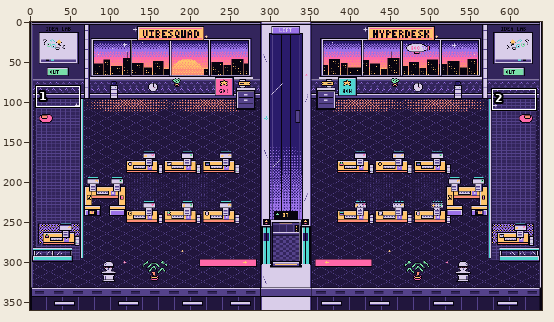
File history of a pixel-art file, art/office/floor.aseprite. Above, an overview of the earlier version with the close-up marked.
Close-up. Earlier state:
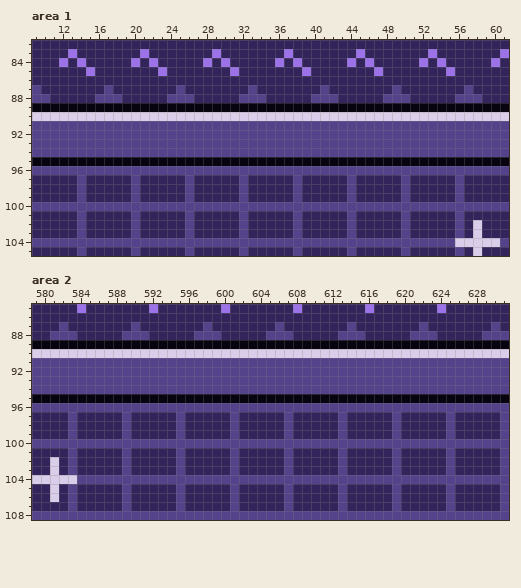
640x360 pixels, 1 frame. Shown: area 1: x 9..61, y 82..105; area 2: x 579..631, y 85..108. The commit also changed other parts of the picture, which this record leaves out.
The same view after the edit:
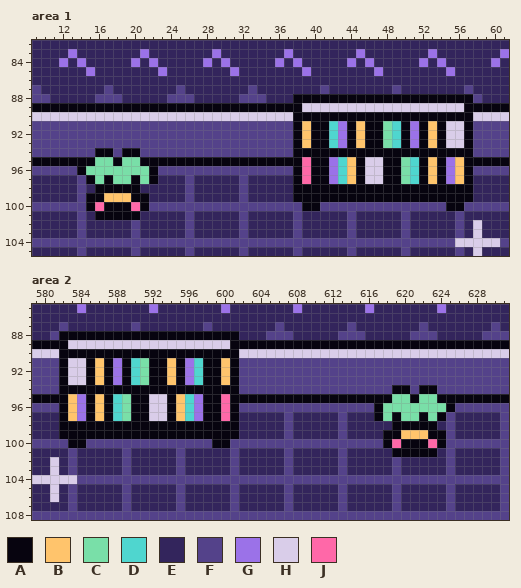
Palette (. is transparent): A #07040f  B #ffc46c  C #79dfa8  D #4fd6cf  E #33255c  F #54428a  G #9b72e8  H #d9cde9  J #ff68a8
Change:
Changed rows in their new state; - is an unchanged pixel.
Area 1, layer "furniture":
first column x 14:
 88 ------------------------AAAAAAAAAAAAAAAAAAAA
 89 -------------------------HHHHHHHHHHHHHHHHHH-
 90 ------------------------AAAAAAAAAAAAAAAAAAAA
 91 ------------------------ABAADGABAACDAGABAHHA
 92 ------------------------ABAADGABAACDAGABAHHA
 93 ------------------------ABAADGABAACDAGABAHHA
 94 --AA-AA-----------------AAAAAAAAAAAAAAAAAAAA
 95 --CC-CC------------------J--GDB-HH--CD-B-GB-
 96 ACCCCCCCA---------------AJAAGDBAHHAACDABAGBA
 97 -ACACCACA---------------AJAAGDBAHHAACDABAGBA
 98 --AAAAA-----------------AAAAAAAAAAAAAAAAAAAA
 99 -AABBBAA----------------AAAAAAAAAAAAAAAAAAAA
100 -AJAAAJA-----------------AA--------------AA-
101 --AAAAA-------------------------------------
Area 2, layer "furniture":
first column x 582:
 88 AAAAAAAAAAAAAAAAAAAA------------------------
 89 -HHHHHHHHHHHHHHHHHH-------------------------
 90 AAAAAAAAAAAAAAAAAAAA------------------------
 91 AHHABAGADCAABAGDAABA------------------------
 92 AHHABAGADCAABAGDAABA------------------------
 93 AHHABAGADCAABAGDAABA------------------------
 94 AAAAAAAAAAAAAAAAAAAA-----------------AA-AA--
 95 -BG-B-DC--HH-BDG--J------------------CC-CC--
 96 ABGABADCAAHHABDGAAJA---------------ACCCCCCCA
 97 ABGABADCAAHHABDGAAJA---------------ACACCACA-
 98 AAAAAAAAAAAAAAAAAAAA-----------------AAAAA--
 99 AAAAAAAAAAAAAAAAAAAA----------------AABBBAA-
100 -AA--------------AA-----------------AJAAAJA-
101 -------------------------------------AAAAA--
Changed places in both close-ups, as pixel boxes (x1, y1, x2, y2):
changed: (293, 94, 473, 211)
changed: (77, 148, 158, 220)
changed: (59, 331, 239, 448)
changed: (374, 385, 455, 457)
